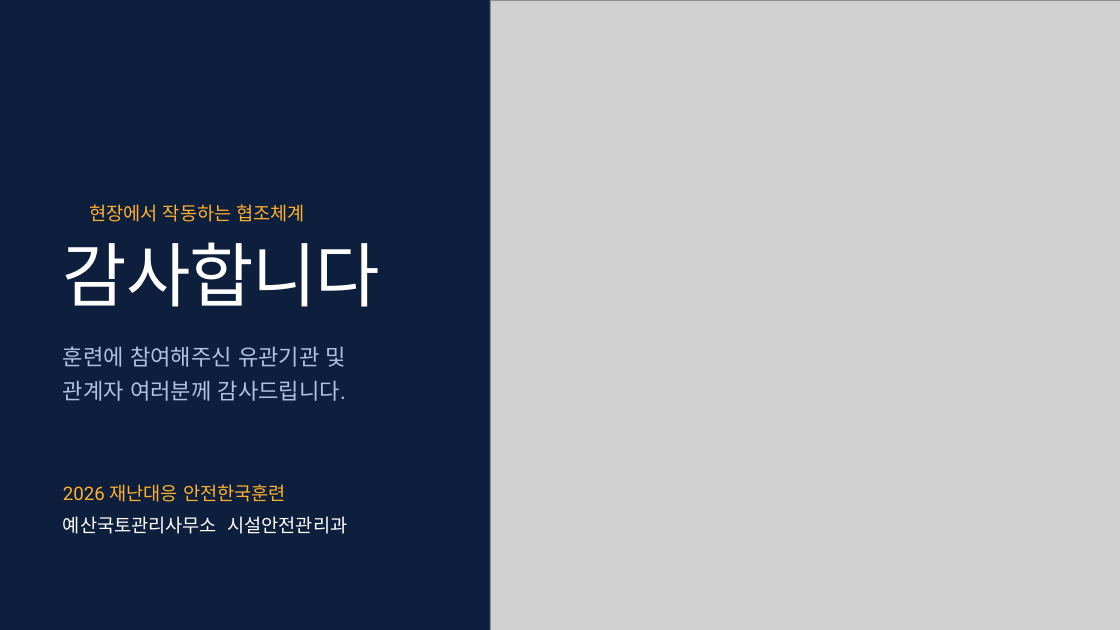
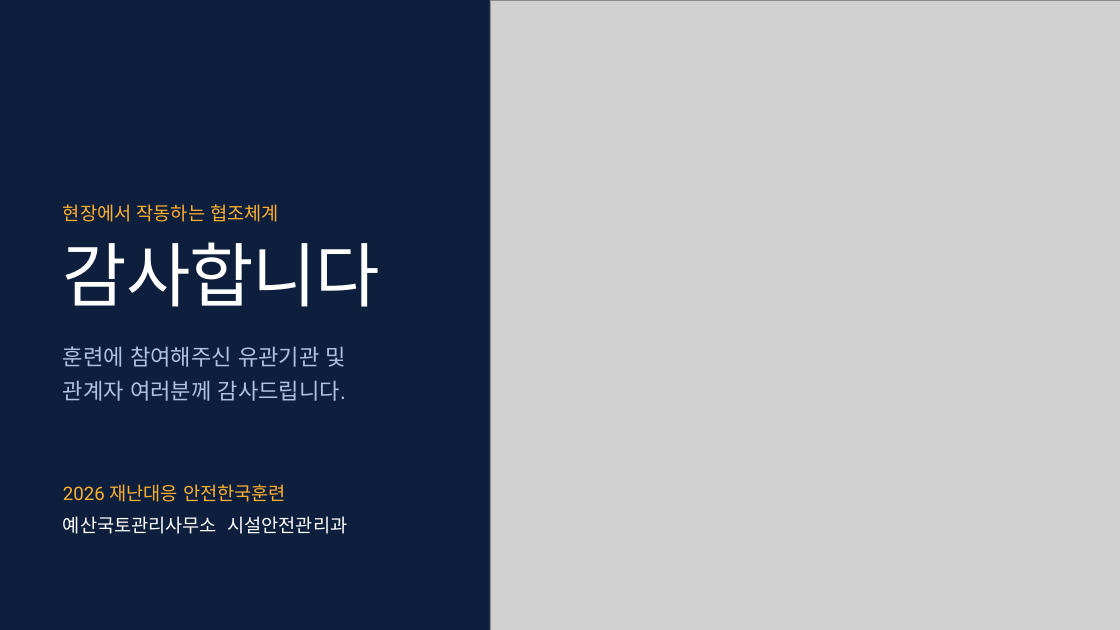
Before and after one commit to tmdgns5782-pixel/dcd, a slide deck: slide 14 of briefing/onseok-tunnel/onseok-briefing.pptx. Drawn at 1120x630 pixels with LibreOffice and Linux fonts; fonts in the diff are those of the drawing; grey boxes stand for pictures; background and template pictures are left out. Boxes give left, top, right and bottom in pixels: in the first picture for what was removed or moved away, otherwise in the second. Text is boxed around its words. In the diff, an @@ line names an element or a change of style, - is before the commit and + after.

```diff
--- a/briefing/onseok-tunnel/onseok-briefing.pptx
+++ b/briefing/onseok-tunnel/onseok-briefing.pptx
@@ text "현장에서 작동하는 협조체계": place and size @@
-text "현장에서 작동하는 협조체계" at [89,204,306,222]
+text "현장에서 작동하는 협조체계" at [63,204,279,222]
```
Also in this commit, not shown: 13 other slides changed, 4 other files.
